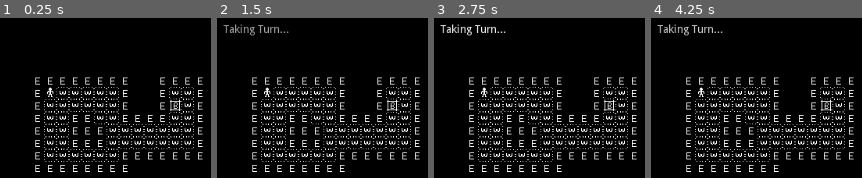
Above: before the commit, frames 1-4 (left to right).
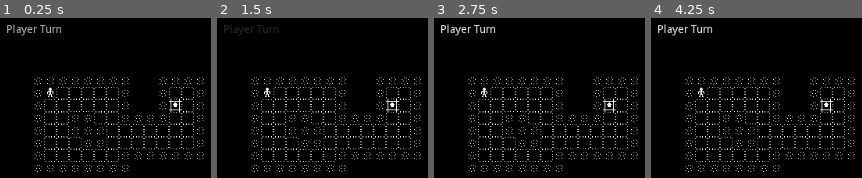
Above: after the commit, the same moments.

Repository: RokaRoka/minimal-auto-battle
Game: Godot game, scene res://Game.tscn
The game is run twice, just before and just after one commit, with the same random seed, the same clock (stepped at 60 frames per second) and the same inputs. The engine's default icon, where the game draws it, is replaced by a stand-in: a white triangle on a blue panel in a dark square.
Inputs (mouse positions are in pixels of both pictures, inside the frame that each line leads up to):
- Up to frame 1 (0.25 s): no input
- Up to frame 2 (1.5 s): tap Enter at 0.5 s; move the mouse to (outside the picture) at 0.52 s; tap Space at 0.6, 0.77, 1.07, 1.25, 1.35 s; click (outside the picture) at 0.67 s; move the mouse to (outside the picture) at 1.27 s; click (outside the picture) at 1.42 s
- Up to frame 3 (2.75 s): tap Space at 1.52, 1.82, 2.1 s; tap Enter at 2 s; move the mouse to (outside the picture) at 2.02 s; click (outside the picture) at 2.17 s
- Up to frame 4 (4.25 s): tap Space at 2.75, 2.85, 3.02, 3.32, 3.6, 3.77, 4.07 s; move the mouse to (outside the picture) at 2.77 s; click (outside the picture) at 2.92 s; tap Enter at 3.5 s; move the mouse to (outside the picture) at 3.52 s; click (outside the picture) at 3.67 s

The runs differ from the first frame. In frame 1, 8.4% of the frame differs, in the area x 3-97%, y 3-97%; in frame 2, 8.4%; in frame 3, 8.7%, in the area x 2-97%, y 3-97%; in frame 4, 8.7%.
Error after the commit: Invalid get index '0' (on base: 'Array'). (res://Game.gd:24)

Commit message:
Gamestates?

Diff:
--- a/Game.gd
+++ b/Game.gd
@@ -2,6 +2,26 @@
 
 onready var grid = $Grid
 onready var testUnit = $Grid/Units/Unit
+onready var turnUIAnim = $UI/TakeTurn/AnimationPlayer
+
+
+var turn = "prep"
+var turnQueue = []
+
+func _ready():
+	prepTurn()
+
+func prepTurn():
+	turn = "prep"
+	turnUIAnim.stop()
+	turnUIAnim.play("Prep")
+
+func takePlayerTurn():
+	turn = "player"
+	turnUIAnim.stop()
+	turnUIAnim.play("PlayerTurn")
+	turnQueue = get_tree().get_nodes_in_group("player")
+	turnQueue[0].takeTurn()
 
 func _input(event):
 	if event is InputEventMouseButton:
@@ -10,7 +30,5 @@
 				testUnit.setDestination(event.position)
 	if event is InputEventKey:
 		if event.pressed and event.scancode == KEY_SPACE:
-			if !testUnit.moving:
-				$UI/TakeTurn/AnimationPlayer.stop()
-				$UI/TakeTurn/AnimationPlayer.play("Show")
-				testUnit.takeTurn()
+			if turn == "prep":
+				takePlayerTurn()
--- a/Game.tscn
+++ b/Game.tscn
@@ -7,6 +7,126 @@
 [ext_resource path="res://Game.gd" type="Script" id=5]
 [ext_resource path="res://icon.png" type="Texture" id=6]
 
+[sub_resource type="Animation" id=3]
+resource_name = "EnemyTurn"
+length = 2.0
+tracks/0/type = "value"
+tracks/0/path = NodePath(".:modulate")
+tracks/0/interp = 1
+tracks/0/loop_wrap = true
+tracks/0/imported = false
+tracks/0/enabled = true
+tracks/0/keys = {
+"times": PoolRealArray( 0, 1, 2 ),
+"transitions": PoolRealArray( 1, 1, 1 ),
+"update": 0,
+"values": [ Color( 1, 1, 1, 1 ), Color( 1, 1, 1, 0.0588235 ), Color( 1, 1, 1, 1 ) ]
+}
+tracks/1/type = "value"
+tracks/1/path = NodePath(".:visible")
+tracks/1/interp = 1
+tracks/1/loop_wrap = true
+tracks/1/imported = false
+tracks/1/enabled = true
+tracks/1/keys = {
+"times": PoolRealArray( 0 ),
+"transitions": PoolRealArray( 1 ),
+"update": 1,
+"values": [ true ]
+}
+tracks/2/type = "value"
+tracks/2/path = NodePath(".:text")
+tracks/2/interp = 1
+tracks/2/loop_wrap = true
+tracks/2/imported = false
+tracks/2/enabled = true
+tracks/2/keys = {
+"times": PoolRealArray( 1 ),
+"transitions": PoolRealArray( 1 ),
+"update": 1,
+"values": [ "Enemy Turn" ]
+}
+
+[sub_resource type="Animation" id=2]
+resource_name = "PlayerTurn"
+length = 2.0
+tracks/0/type = "value"
+tracks/0/path = NodePath(".:modulate")
+tracks/0/interp = 1
+tracks/0/loop_wrap = true
+tracks/0/imported = false
+tracks/0/enabled = true
+tracks/0/keys = {
+"times": PoolRealArray( 0, 1, 2 ),
+"transitions": PoolRealArray( 1, 1, 1 ),
+"update": 0,
+"values": [ Color( 1, 1, 1, 1 ), Color( 1, 1, 1, 0.0588235 ), Color( 1, 1, 1, 1 ) ]
+}
+tracks/1/type = "value"
+tracks/1/path = NodePath(".:visible")
+tracks/1/interp = 1
+tracks/1/loop_wrap = true
+tracks/1/imported = false
+tracks/1/enabled = true
+tracks/1/keys = {
+"times": PoolRealArray( 0 ),
+"transitions": PoolRealArray( 1 ),
+"update": 1,
+"values": [ true ]
+}
+tracks/2/type = "value"
+tracks/2/path = NodePath(".:text")
+tracks/2/interp = 1
+tracks/2/loop_wrap = true
+tracks/2/imported = false
+tracks/2/enabled = true
+tracks/2/keys = {
+"times": PoolRealArray( 1 ),
+"transitions": PoolRealArray( 1 ),
+"update": 1,
+"values": [ "Player Turn" ]
+}
+
+[sub_resource type="Animation" id=4]
+resource_name = "Prep"
+length = 2.0
+tracks/0/type = "value"
+tracks/0/path = NodePath(".:modulate")
+tracks/0/interp = 1
+tracks/0/loop_wrap = true
+tracks/0/imported = false
+tracks/0/enabled = true
+tracks/0/keys = {
+"times": PoolRealArray( 0, 1, 2 ),
+"transitions": PoolRealArray( 1, 1, 1 ),
+"update": 0,
+"values": [ Color( 1, 1, 1, 1 ), Color( 1, 1, 1, 0.0588235 ), Color( 1, 1, 1, 1 ) ]
+}
+tracks/1/type = "value"
+tracks/1/path = NodePath(".:visible")
+tracks/1/interp = 1
+tracks/1/loop_wrap = true
+tracks/1/imported = false
+tracks/1/enabled = true
+tracks/1/keys = {
+"times": PoolRealArray( 0 ),
+"transitions": PoolRealArray( 1 ),
+"update": 1,
+"values": [ true ]
+}
+tracks/2/type = "value"
+tracks/2/path = NodePath(".:text")
+tracks/2/interp = 1
+tracks/2/loop_wrap = true
+tracks/2/imported = false
+tracks/2/enabled = true
+tracks/2/keys = {
+"times": PoolRealArray( 1 ),
+"transitions": PoolRealArray( 1 ),
+"update": 1,
+"values": [ "Prep" ]
+}
+
 [sub_resource type="Animation" id=1]
 resource_name = "Show"
 length = 2.0
@@ -41,18 +161,19 @@
 [node name="UI" type="CanvasLayer" parent="."]
 
 [node name="TakeTurn" type="Label" parent="UI"]
-visible = false
-modulate = Color( 1, 1, 1, 0.0588235 )
 margin_left = 16.0
 margin_top = 16.0
 margin_right = 100.0
 margin_bottom = 32.0
-text = "Taking Turn..."
+text = "Player Turn"
 __meta__ = {
 "_edit_use_anchors_": false
 }
 
 [node name="AnimationPlayer" type="AnimationPlayer" parent="UI/TakeTurn"]
+anims/EnemyTurn = SubResource( 3 )
+anims/PlayerTurn = SubResource( 2 )
+anims/Prep = SubResource( 4 )
 anims/Show = SubResource( 1 )
 
 [node name="Grid" type="Node2D" parent="."]
@@ -66,7 +187,7 @@
 cell_size = Vector2( 16, 16 )
 cell_custom_transform = Transform2D( 16, 0, 0, 16, 0, 0 )
 format = 1
-tile_data = PoolIntArray( 327683, 0, 0, 327684, 0, 0, 327685 …(872 unchanged characters)…  0, 655364, 2, 0, 655365, 2, 0, 655366, 0, 0, 655367, 0, 0, 655368, 0, 0, 655369, …(413 unchanged characters)…
+tile_data = PoolIntArray( 327683, 0, 0, 327684, 0, 0, 327685 …(872 unchanged characters)…  0, 655364, 2, 0, 655365, 2, 0, 655366, 2, 0, 655367, 0, 0, 655368, 0, 0, 655369, …(413 unchanged characters)…
 __meta__ = {
 "_edit_lock_": true
 }
@@ -85,7 +206,9 @@
 
 [node name="Units" type="YSort" parent="Grid"]
 
-[node name="Unit" type="Sprite" parent="Grid/Units"]
+[node name="Unit" type="Sprite" parent="Grid/Units" groups=[
+"Player",
+]]
 position = Vector2( 72, 104 )
 texture = ExtResource( 3 )
 region_enabled = true
--- a/Unit.gd
+++ b/Unit.gd
@@ -13,6 +13,8 @@
 var destinations = [null]
 
 export var moveRange = 5
+
+signal turn_done
 
 func _ready():
 	destMark.hide()
@@ -42,6 +44,7 @@
 	moving = false
 	path2D.points = []
 	cellPos = grid.getGridPos(position)
+	emit_signal("turn_done")
 
 func takeTurn():
 	if destinations.empty() or destinations[0] == null:
Not shown: 1 places in Game.tscn that only renumber resources
Binary file changed: Tiles/nav_test.png
